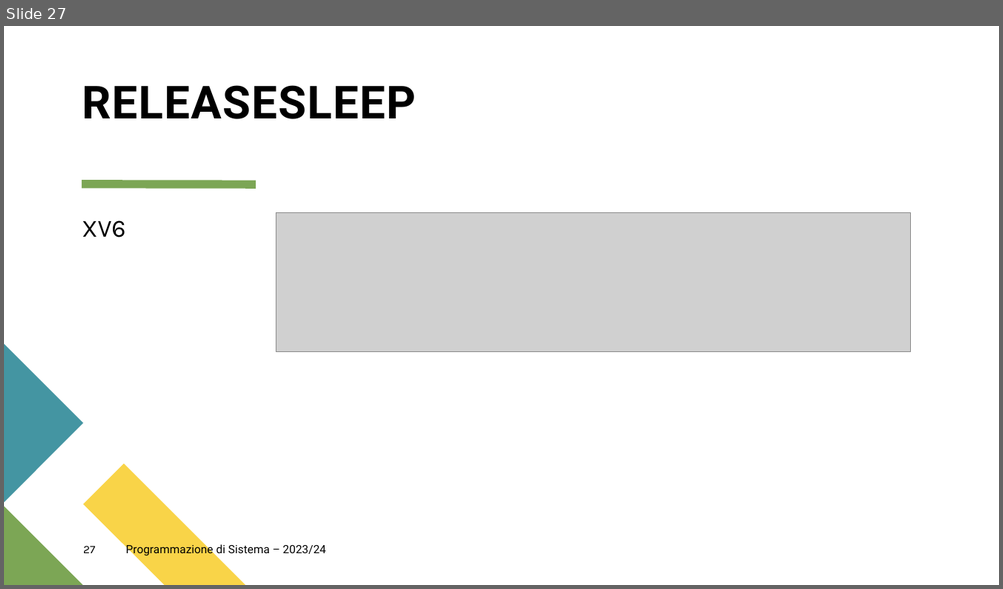
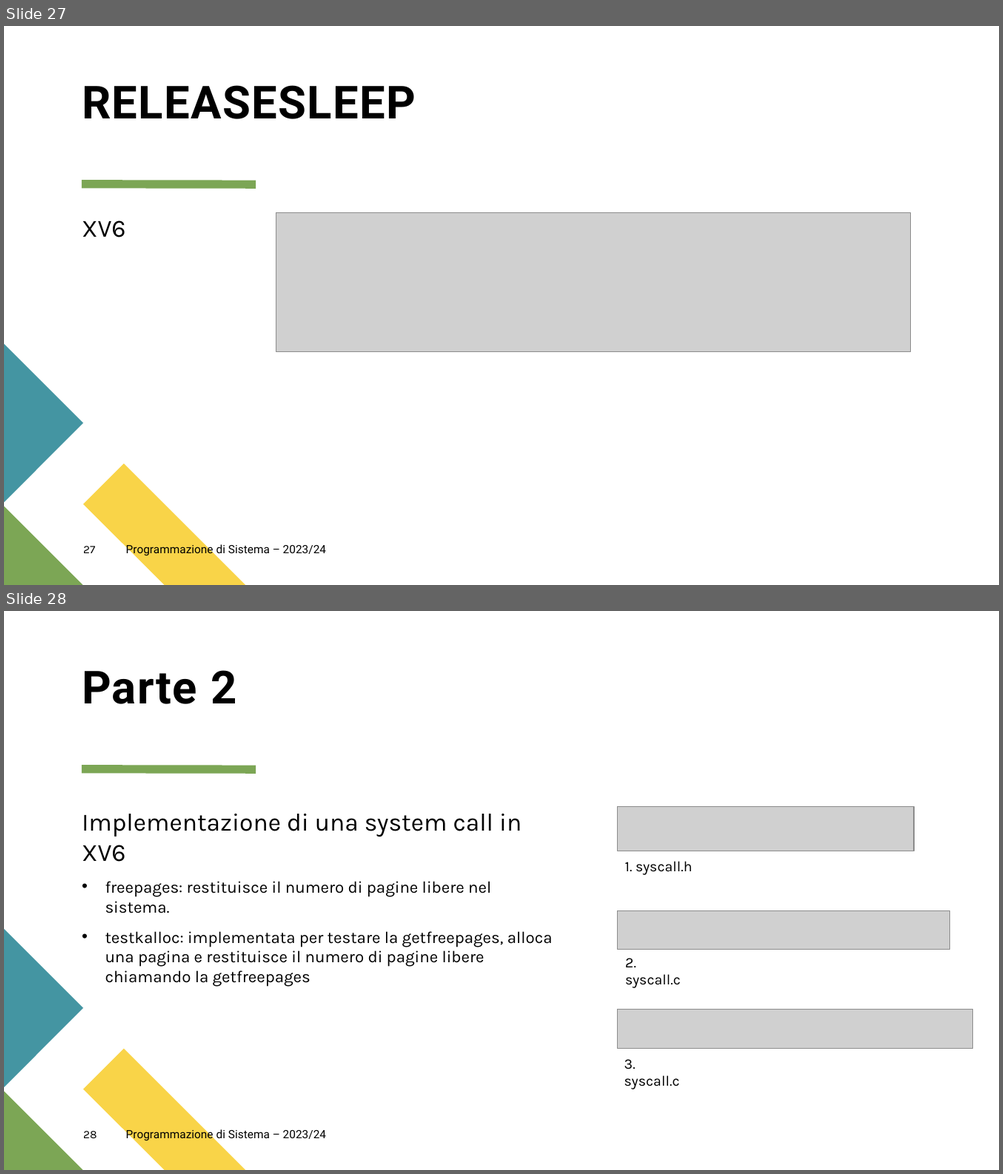
Before and after one commit to Zafonte/OS-project, a slide deck: OS161 Project/PDS.pptx. Shown one above the other, each under a label of ours: slide 27 before the commit, slides 27 and 28 after it. The pictures are 1003x589 and 1003x1174 pixels, drawn with LibreOffice and Linux fonts; fonts in the diff are those of the drawing; grey boxes stand for pictures. Boxes give left, top, right and bottom in pixels: in the first picture for what was removed or moved away, otherwise in the second. Text is boxed around its words. In the diff, an @@ line names an element or a change of style, - is before the commit and + after.

```diff
--- a/OS161 Project/PDS.pptx
+++ b/OS161 Project/PDS.pptx
@@ slide 28 added at bbox=[4, 611, 999, 1170], background #FFFFFF; not listed: 4 template elements that a slide beside it also shows @@
@@ title added at bbox=[82, 670, 236, 704], 44 pt, text #000000, bold @@
+Parte 2
@@ picture added at bbox=[617, 806, 913, 851] @@
@@ text added at bbox=[82, 814, 552, 987], 16 pt, text #000000 @@
+Implementazione di una system call in XV6
+• freepages: restituisce il numero di pagine libere nel sistema.
+• testkalloc: implementata per testare la getfreepages, alloca una pagina e restituisce il numero di pagine libere chiamando la getfreepages
@@ text added at bbox=[625, 861, 692, 875], 14 pt, text #000000 @@
+1. syscall.h
@@ picture added at bbox=[617, 911, 950, 949] @@
@@ text added at bbox=[625, 958, 680, 988], 14 pt, text #000000 @@
+2. syscall.c
@@ picture added at bbox=[617, 1009, 973, 1049] @@
@@ text added at bbox=[624, 1059, 680, 1090], 14 pt, text #000000 @@
+3. syscall.c
@@ page number added at bbox=[83, 1131, 96, 1139], 11 pt, text #000000 @@
+28
@@ text added at bbox=[126, 1128, 326, 1142], 11 pt, text #000000 @@
+Programmazione di Sistema – 2023/24
```
Also in this commit, not shown: 4 other slides added.
